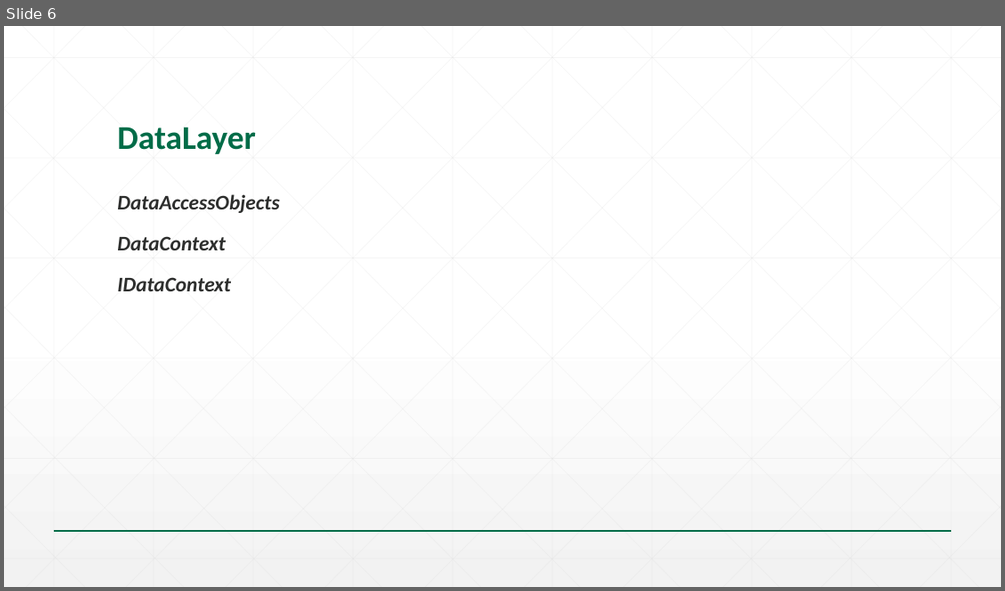
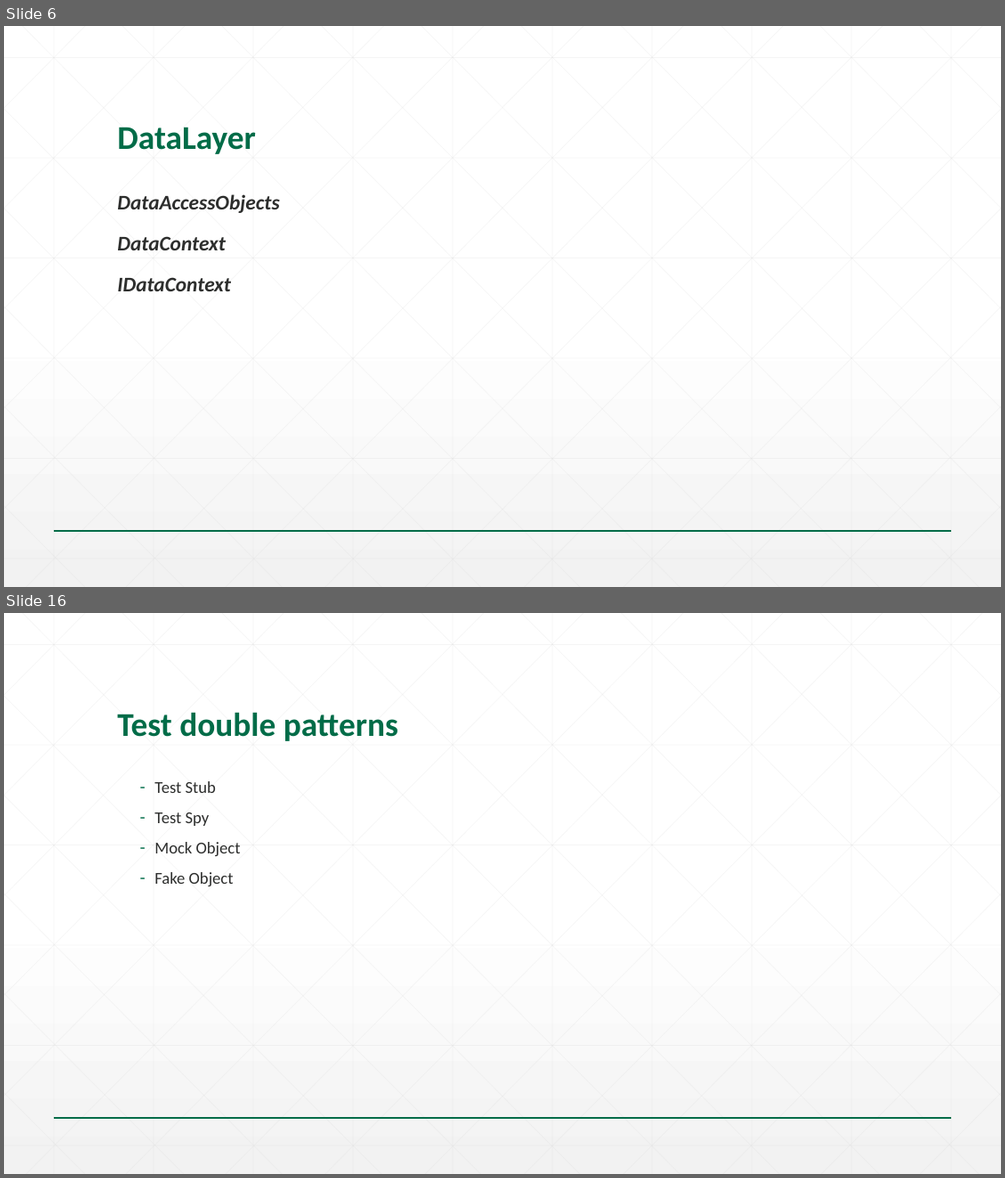
Before and after one commit to goce-kalamadevski/svs-talent-2015, a slide deck: 04-SPA/Slides/01.02-Seavus Talent Program_SPA.pptx. Shown one above the other, each under a label of ours: slide 6 before the commit, slides 6 and 16 after it; the slides between them are not shown. The pictures are 1005x591 and 1005x1178 pixels, drawn with LibreOffice and Linux fonts; fonts in the diff are those of the drawing; background and template pictures are left out. Boxes give left, top, right and bottom in pixels: in the first picture for what was removed or moved away, otherwise in the second. Text is boxed around its words. In the diff, an @@ line names an element or a change of style, - is before the commit and + after.

```diff
--- a/04-SPA/Slides/01.02-Seavus Talent Program_SPA.pptx
+++ b/04-SPA/Slides/01.02-Seavus Talent Program_SPA.pptx
@@ slide 16 added at bbox=[4, 613, 1001, 1174], background gradient #FFFFFF to #F2F2F2; not listed: 47 template elements that a slide beside it also shows @@
@@ title added at bbox=[117, 712, 398, 741], 32 pt, text #016C48, bold @@
+Test double patterns
@@ text added at bbox=[154, 781, 241, 886], 16 pt, text #2D2E2D @@
+  – Test Stub
+  – Test Spy
+  – Mock Object
+  – Fake Object
```
Also in this commit, not shown: 1 slide changed, 15 other slides added, 3 other files.
